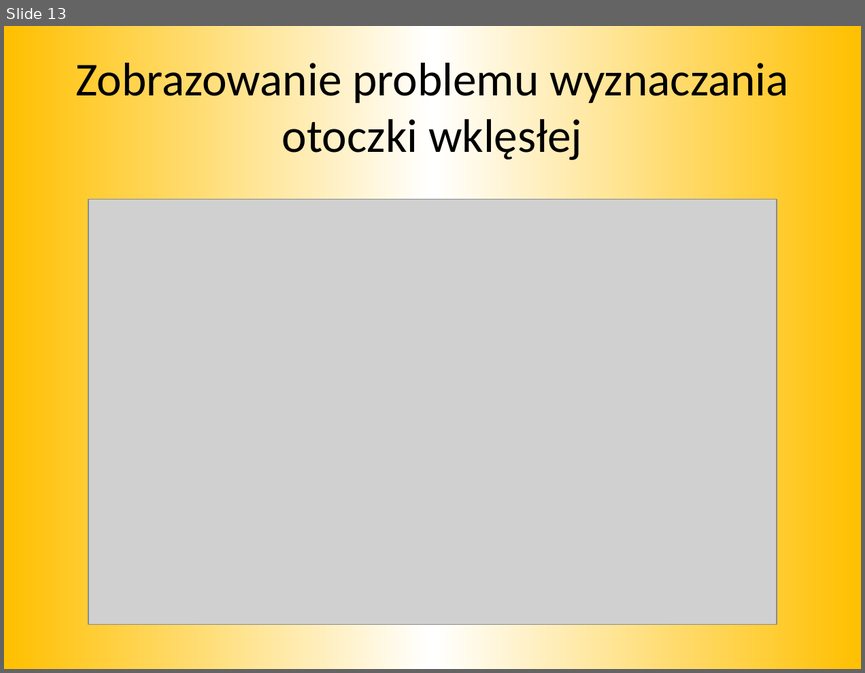
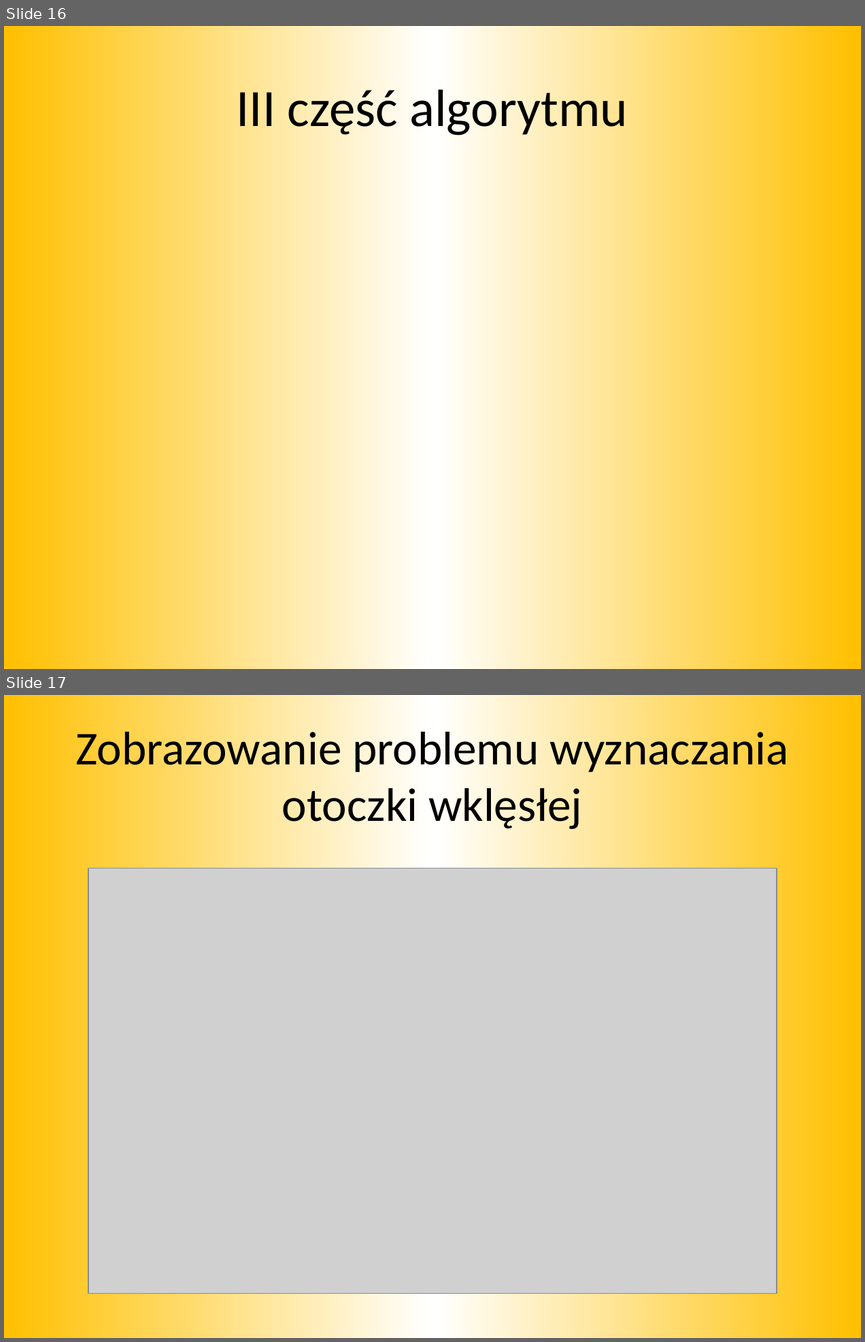
Before and after one commit to mkapiczy/DronVision, a slide deck: Dokumenty/Obrona/Prezentacja.pptx. Shown one above the other, each under a label of ours: slide 13 before the commit, slides 16 and 17 after it. The pictures are 865x673 and 865x1342 pixels, drawn with LibreOffice and Linux fonts; fonts in the diff are those of the drawing; grey boxes stand for pictures. Boxes give left, top, right and bottom in pixels: in the first picture for what was removed or moved away, otherwise in the second. Text is boxed around its words. In the diff, an @@ line names an element or a change of style, - is before the commit and + after.

```diff
--- a/Dokumenty/Obrona/Prezentacja.pptx
+++ b/Dokumenty/Obrona/Prezentacja.pptx
@@ slide 16 added at (4, 26, 861, 669), background gradient #FFC000 to #FFFFFF @@
@@ title added at (237, 82, 628, 138), 44 pt, text #000000 @@
+III część algorytmu
@@ what was slide 13 is now slide 17 @@
```
Also in this commit, not shown: 6 slides changed, 9 other slides added, 3 slides removed, 1 other file.
